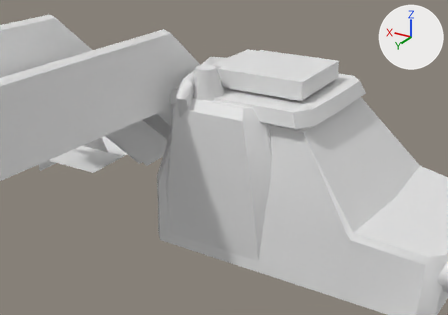
A saved change to the FBX model Assets/Art/SM/SM_Vehicule.fbx.
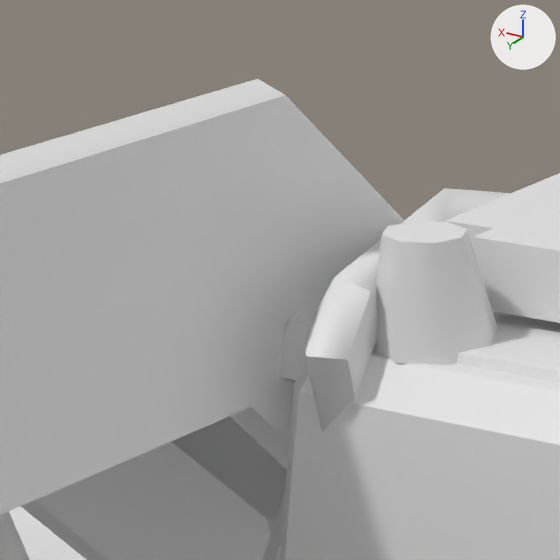
Each version appears first from a 50 mm lens placed at (-4.12, 8.3, 5.39), pointed at (-0.04, 1.51, 1.99), and next in a close-up on the part from 22% to 53% of the width and 3% to 47% of the height. Arrows for +X, +Y and +Z are at upper right; the lights stay in place. Where no turn or scale is listed for an object, it has been applied to the vertices.
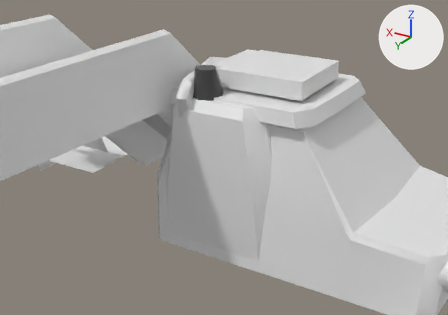
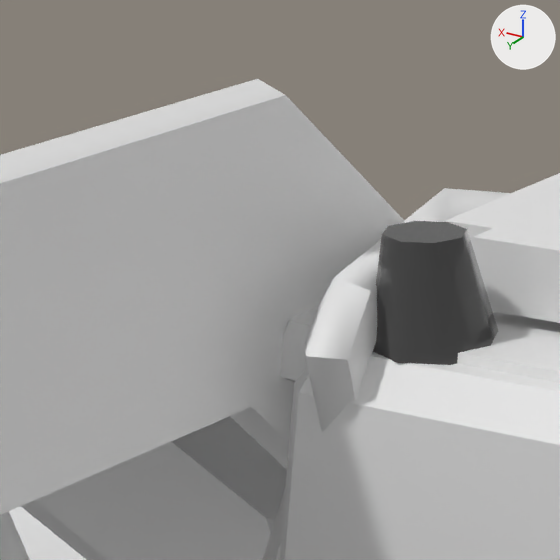
The change, as a list of edits to the scene's bpy script:
```text
Add img_t_tapisroulant_png:
    img_t_tapisroulant_png = load_image('T_TapisRoulant.png', '../Textures/T_TapisRoulant.png', 1024, 1024, 'sRGB')
Add mat_material__27:
    mat_material__27 = principled_material('Material #27')
    mat_material__27.texture = img_t_tapisroulant_png
    mat_material__27.roughness = 0.0
Change me_mesh_003:
    where me_mesh_003.from_pydata(...)  # 24 vertices, 44 faces; spans x 0.122..0.599, y 1.024..1.501, z 2.754..3.172
    add me_mesh_003.materials.append(mat_material__27)  # picture img_t_tapisroulant_png
```

Pixel boxes [x1, y1, x2, y2] of what changed, in the close-ups (560 x 560 px):
'Object013', recoloured
    both: [373, 221, 498, 365]
